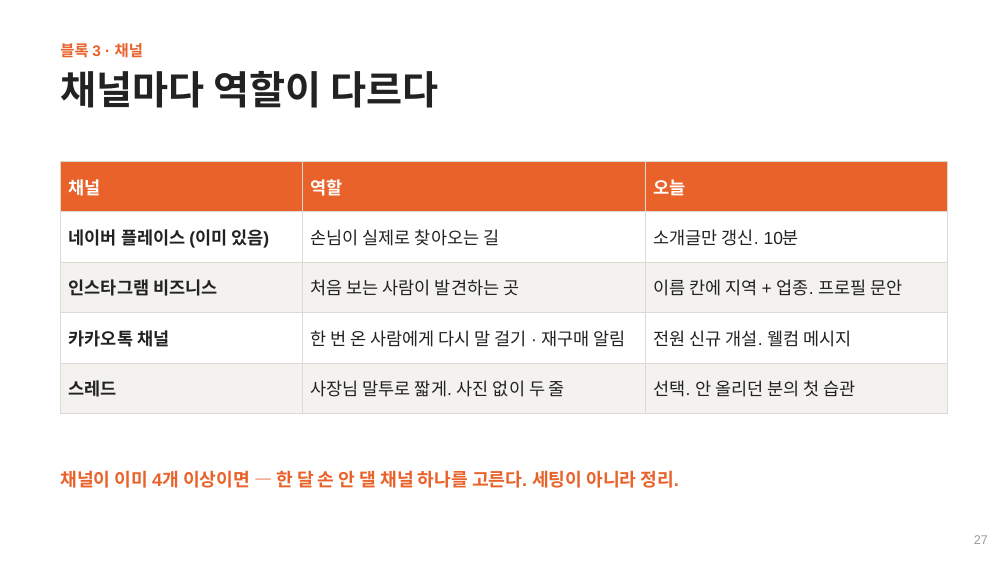
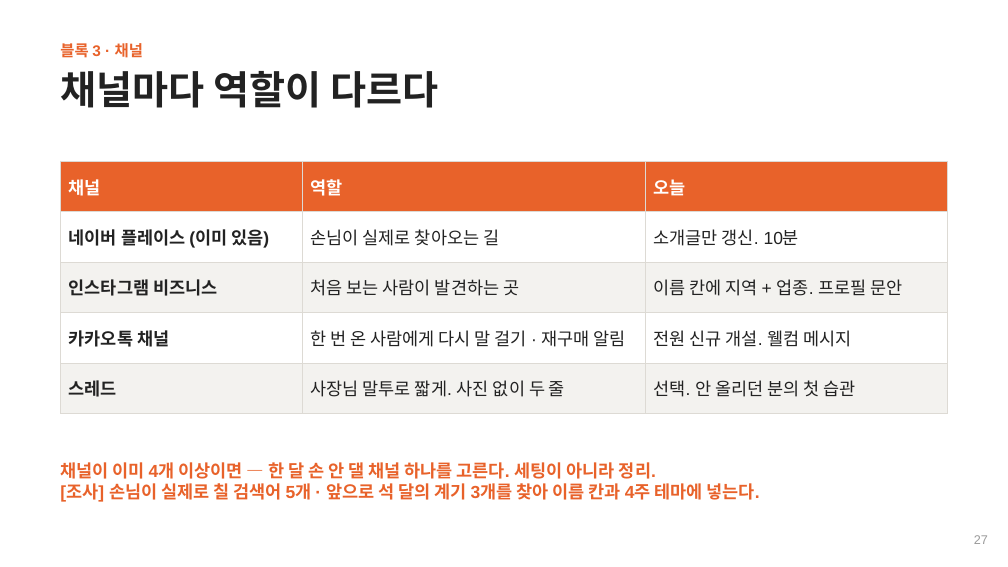
Before and after one commit to selfishclub/biz-gtm-core, a slide deck: slide 27 of course/1회차_교안_슬라이드.pptx. Drawn at 1008x567 pixels with LibreOffice and Linux fonts; fonts in the diff are those of the drawing. Boxes give left, top, right and bottom in pixels: in the first picture for what was removed or moved away, otherwise in the second. Text is boxed around its words. In the diff, an @@ line names an element or a change of style, - is before the commit and + after.

```diff
--- a/course/1회차_교안_슬라이드.pptx
+++ b/course/1회차_교안_슬라이드.pptx
@@ text "채널이 이미 4개 이상이면 — ...": place and size @@
-text "채널이 이미 4개 이상이면 — ..." at [60, 470, 679, 488]
+text "채널이 이미 4개 이상이면 — ..." at [60, 462, 760, 503]
@@ text at [60, 462, 656, 479]: size 13 to 12.5 pt in "채널이 이미 4개 이상이면 — 한 달 ..." @@
@@ text at [60, 483, 760, 503]: paragraph added @@
+[조사] 손님이 실제로 칠 검색어 5개 · 앞으로 석 달의 계기 3개를 찾아 이름 칸과 4주 테마에 넣는다.
```
Also in this commit, not shown: 10 other slides changed, 19 other files.
